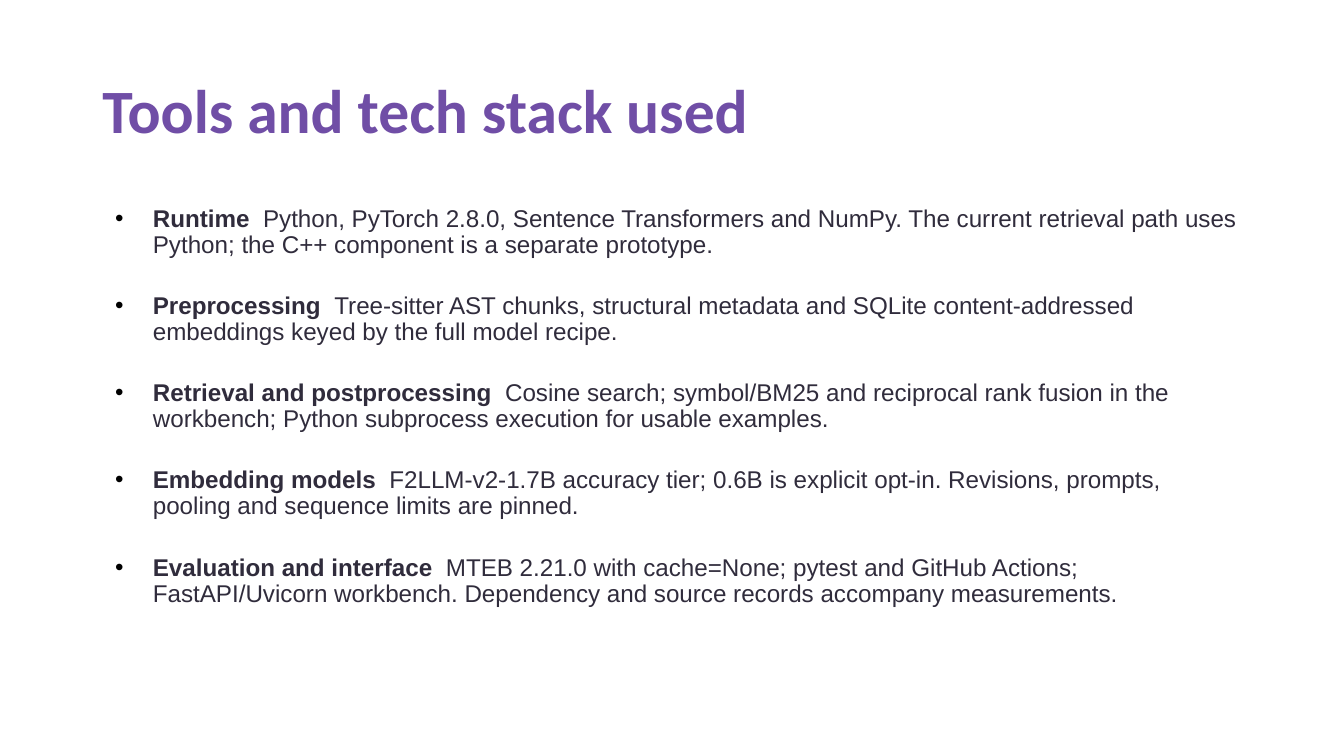
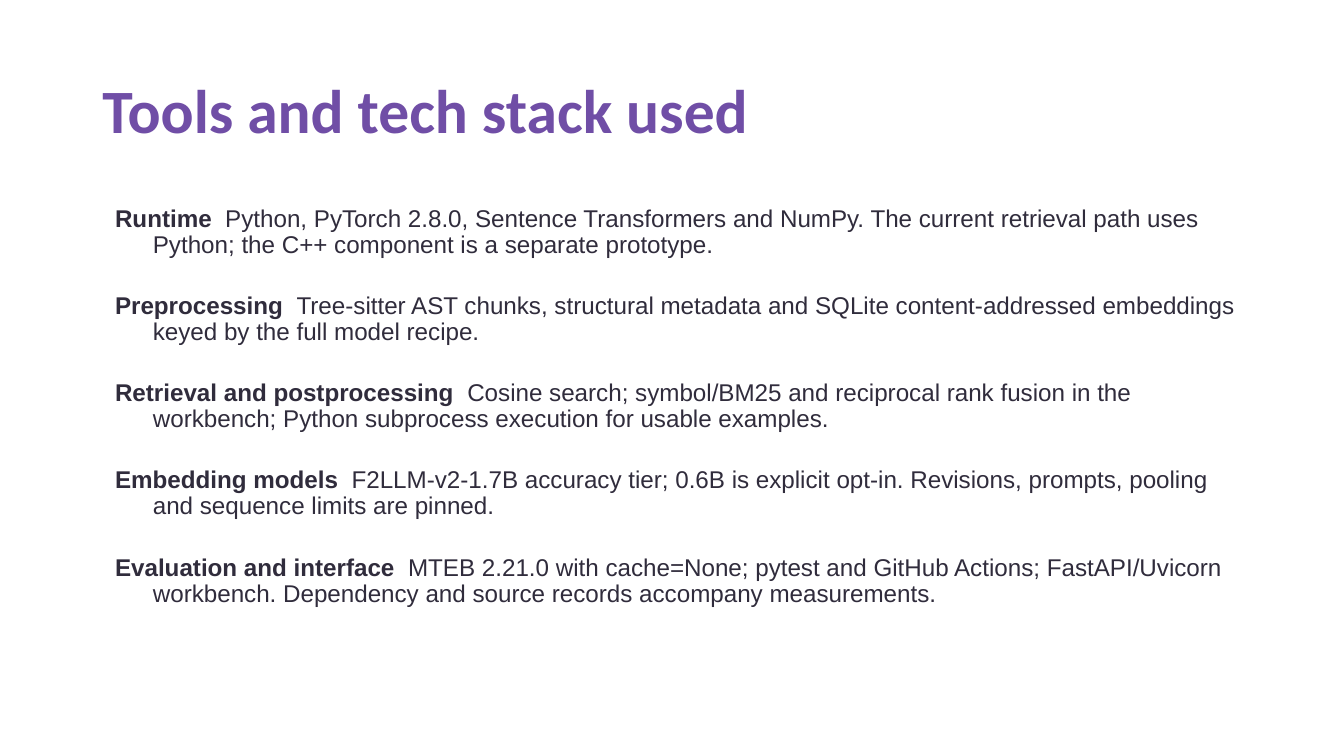
Before and after one commit to krizz711/CodeDoctor-Agentic-Semantic-and-Structural-Intelligence-for-Code-Repositories, a slide deck: slide 6 of VITV_Doctors_Submission.pptx. Drawn at 1344x756 pixels with LibreOffice and Linux fonts; fonts in the diff are those of the drawing. Boxes give left, top, right and bottom in pixels: in the first picture for what was removed or moved away, otherwise in the second. Text is boxed around its words. In the diff, an @@ line names an element or a change of style, - is before the commit and + after.

Commit message:
Record accepted CPU P0 evidence and update local submission materials

```diff
--- a/VITV_Doctors_Submission.pptx
+++ b/VITV_Doctors_Submission.pptx
@@ text "Runtime Python, PyTorch 2.8.0, Sentence ..." at [115,209,1235,607]: bullet • to none @@
```
Also in this commit, not shown: 8 other slides changed, 40 other files.
